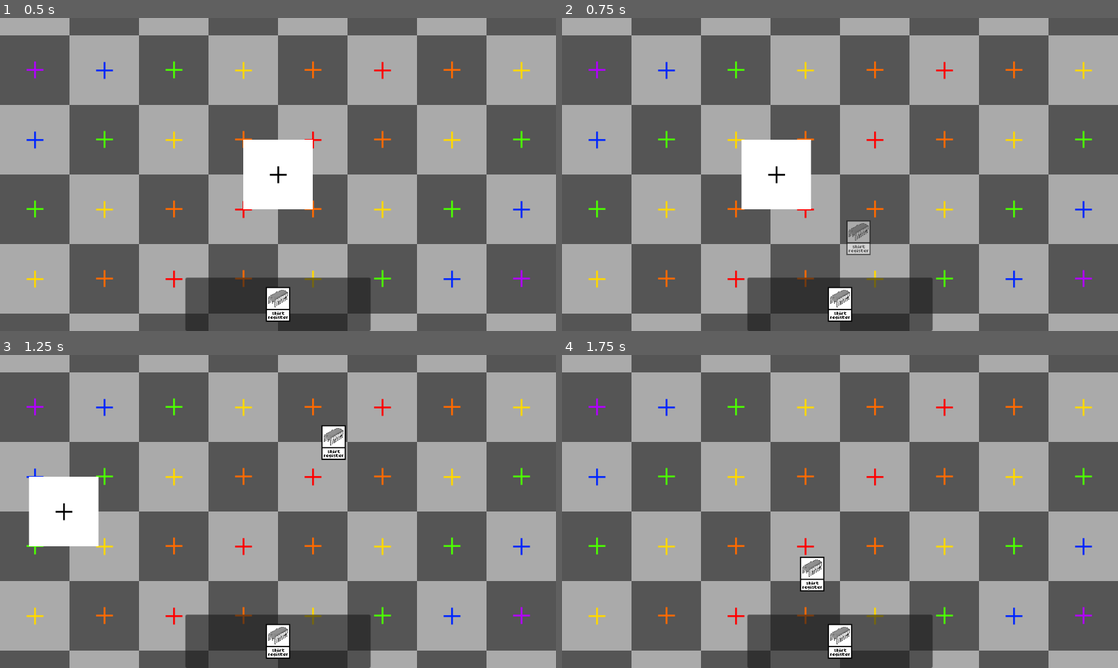
Above: before the commit, frames 1-4 (two rows, left to right).
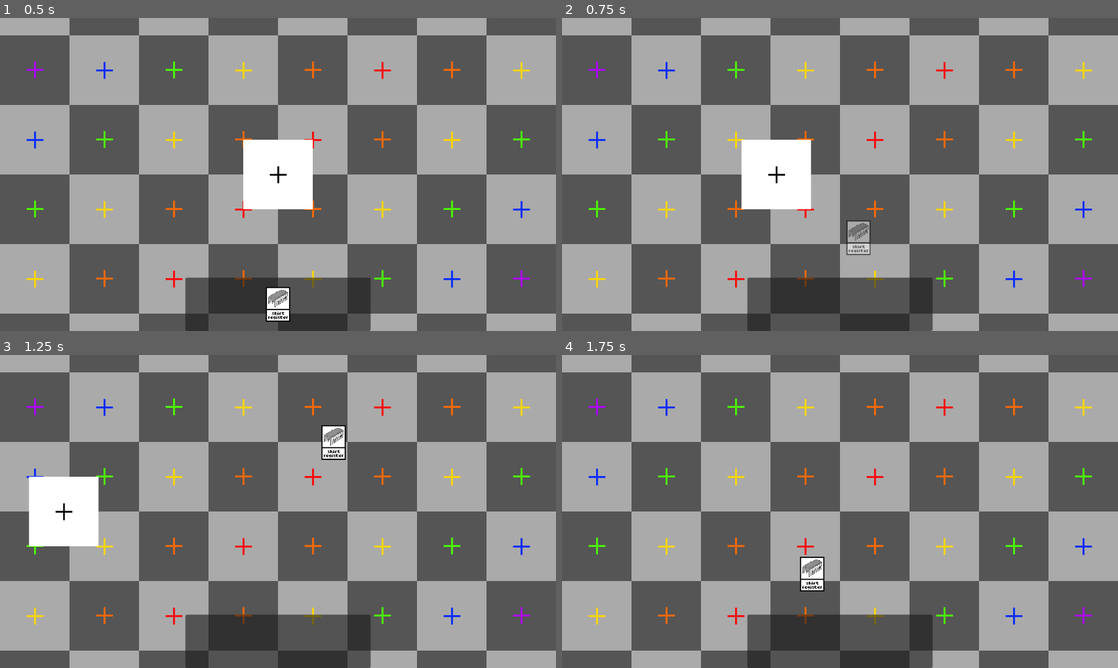
Above: after the commit, the same moments.

Repository: NobleMetalLabs/the-genesis-gambit
Game: Godot game, scene res://scn/tests/test.tscn
Same seed, same stepped clock (60 frames per second), same inputs: the game is played once before the commit and once after it.
Inputs (mouse positions are in pixels of both pictures, inside the frame that each line leads up to):
- Up to frame 1 (0.5 s): no input
- Up to frame 2 (0.75 s): tap Enter at 0.5 s; drag from (840, 302) to (895, 105) at 0.52 s
- Up to frame 3 (1.25 s): no input
- Up to frame 4 (1.75 s): drag from (895, 442) to (812, 574) at 1.27 s

Frame 1 is identical in both runs. In frame 2, 0.5% of the frame differs, in the area x 47-53%, y 85-98%; in frame 3, 0.5%; in frame 4, 0.5%.

Commit message:
Implement removing cards from hand when placed, and canceling placement

Diff:
--- a/src/ui/HandUI.gd
+++ b/src/ui/HandUI.gd
@@ -27,12 +27,21 @@
 func _add_card_to_hand(metadata : CardMetadata) -> void:
 	var new_hand_card : CardInstanceInHand = ObjectDB._CardInstanceInHand.create(metadata)
 	card_stack_container.add_child(new_hand_card, true)
-	new_hand_card.gui_input.connect(
+	new_hand_card.gui_input.connect( #TODO: this should probably move
 		func (event : InputEvent) -> void:
 			if not event is InputEventMouseButton: return
 			if not event.button_index == MOUSE_BUTTON_LEFT: return
 			if not event.pressed: return
 			var new_temp_card : TempCard = ObjectDB._TempCard.create(client_ui, new_hand_card.metadata)
+			new_hand_card.visible = false
+			new_temp_card.was_placed.connect( #TODO: this should DEFINITELY move
+				func() -> void:
+					self._remove_card_from_hand(new_hand_card)
+			)
+			new_temp_card.was_canceled.connect( #TODO: this should DEFINITELY move
+				func() -> void:
+					new_hand_card.visible = true
+			)
 			client_ui.add_child(new_temp_card, true)
 	)
 	new_hand_card.mouse_entered.connect(
@@ -45,8 +54,7 @@
 	)
 
 func _remove_card_from_hand(_instance : CardInstanceInHand) -> void:
-	#instance.queue_free()?
-	pass
+	_instance.queue_free()
 
 func _clear_hand() -> void:
 	pass
--- a/src/ui/TempCard.gd
+++ b/src/ui/TempCard.gd
@@ -3,6 +3,9 @@
 
 var metadata : CardMetadata
 var ui : ClientUI
+
+signal was_placed()
+signal was_canceled()
 
 @onready var sprite : Sprite2D = $Sprite2D
 
@@ -17,8 +20,12 @@
 	if not event is InputEventMouseButton: return
 	if event.button_index == MOUSE_BUTTON_LEFT and !event.pressed:
 		if visible: ui.gamefield.place_card(ui.gamefield.get_own_player(), metadata, global_position)
+		self.was_placed.emit()
+		self.queue_free()
+	if event.button_index == MOUSE_BUTTON_RIGHT and event.pressed:
+		self.was_canceled.emit()
 		self.queue_free()
 
 func _process(_delta : float) -> void:
 	position = get_global_mouse_position()
-	visible = (position.y <= 465)
+	visible = (position.y <= 465) #TODO: boy what the hell boy
